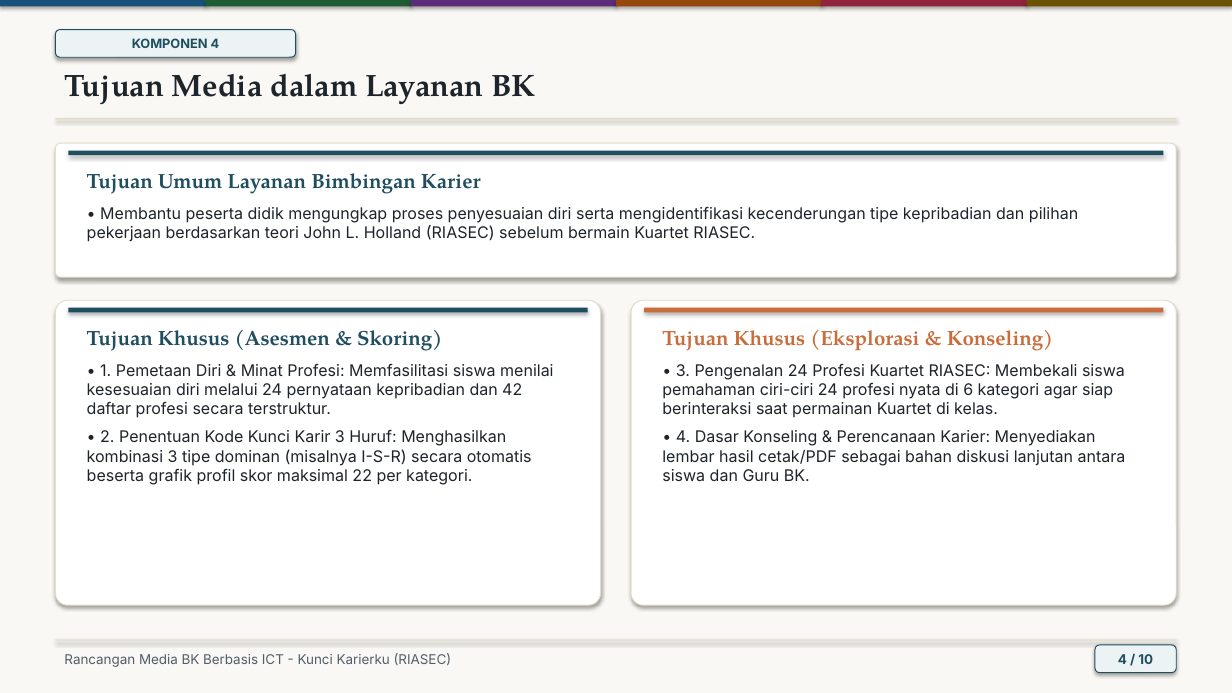
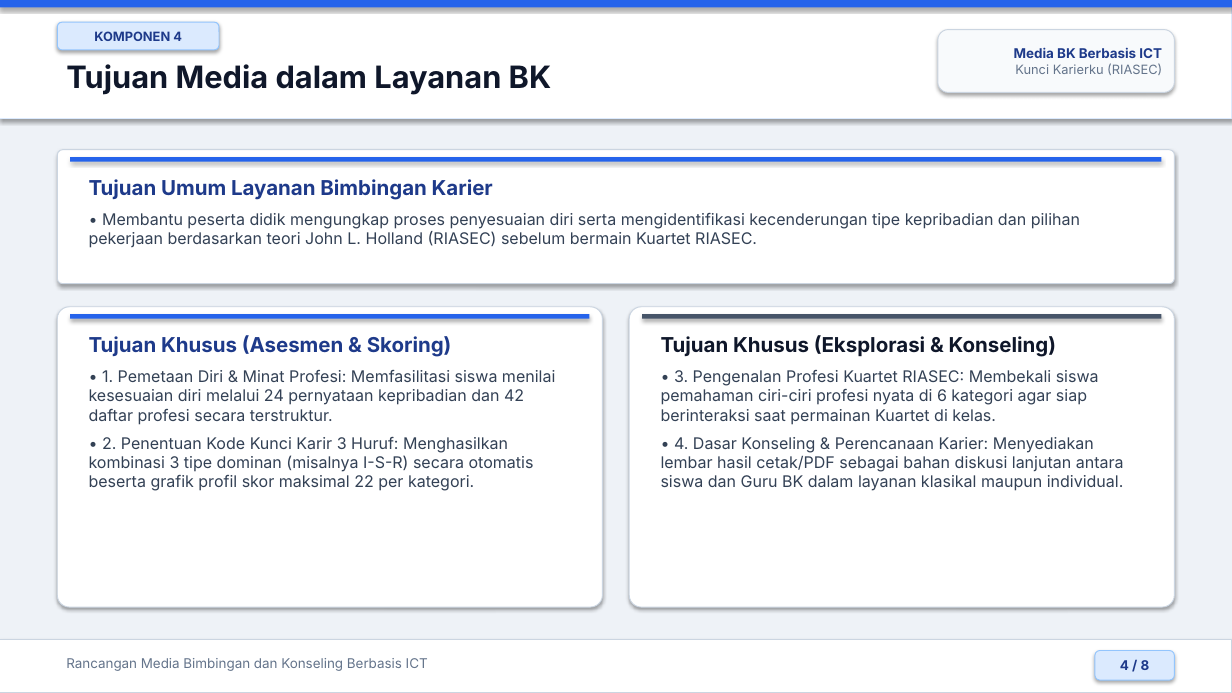
Before and after one commit to dvoidd/kunci-karierku-riasec, a slide deck: slide 4 of docs/Presentasi_Kunci_Karierku_RIASEC.pptx. Drawn at 1232x693 pixels with LibreOffice and Linux fonts; fonts in the diff are those of the drawing. Boxes give left, top, right and bottom in pixels: in the first picture for what was removed or moved away, otherwise in the second. Text is boxed around its words. In the diff, an @@ line names an element or a change of style, - is before the commit and + after.

Commit message:
Revise presentation: 8 slides, blue/white/pastel-gray theme, all 7 edits

```diff
--- a/docs/Presentasi_Kunci_Karierku_RIASEC.pptx
+++ b/docs/Presentasi_Kunci_Karierku_RIASEC.pptx
@@ background #FAF8F4 to #EEF2F7 @@
@@ rectangle: place and size @@
-rectangle at box(55, 118, 1177, 119)
+rectangle at box(0, 0, 1232, 118)
@@ rectangle at box(0, 0, 1232, 118): fill #E4DEC9 to #FFFFFF; outline none to #DBEAFE 0.75 pt @@
@@ rectangle: place and size @@
-rectangle at box(205, 0, 411, 6)
+rectangle at box(0, 0, 1232, 7)
@@ rectangle at box(0, 0, 1232, 7): fill #1F5C34 to #2563EB @@
@@ rectangle removed at box(0, 0, 206, 6) @@
@@ rounded rectangle "KOMPONEN 4": place and size @@
-rounded rectangle "KOMPONEN 4" at box(55, 30, 296, 57)
+rounded rectangle "KOMPONEN 4" at box(57, 22, 219, 50)
@@ rounded rectangle "KOMPONEN 4" at box(57, 22, 219, 50): text colour #1F4E5F to #1E3A8A; fill #EBF3F5 to #DBEAFE; outline #1F4E5F 0.75 pt to #93C5FD 0.75 pt @@
@@ rectangle removed at box(410, 0, 616, 6) @@
@@ rectangle removed at box(616, 0, 823, 6) @@
@@ rectangle removed at box(822, 0, 1028, 6) @@
@@ rectangle removed at box(1027, 0, 1232, 6) @@
@@ text "Tujuan Media dalam Layanan BK": place and size @@
-text "Tujuan Media dalam Layanan BK" at box(64, 74, 536, 104)
+text "Tujuan Media dalam Layanan BK" at box(66, 64, 552, 95)
@@ text "Tujuan Media dalam Layanan BK" at box(66, 64, 552, 95): font TeX Gyre Pagella to Inter, text colour #1E242B to #0F172A @@
@@ rounded rectangle added at box(938, 30, 1175, 92), fill #F8FAFC, outline #CBD5E1 0.75 pt, 10 pt, text #64748B @@
+Media BK Berbasis ICT
+Kunci Karierku (RIASEC)
@@ outline #E4DEC9 0.75 pt to #CBD5E1 0.75 pt in 3 elements at box(57, 307, 603, 607), box(629, 307, 1175, 607), box(57, 150, 1175, 284) @@
@@ rounded rectangle: place and size @@
-rounded rectangle at box(55, 143, 1177, 277)
+rounded rectangle at box(57, 150, 1175, 284)
@@ rectangle removed at box(68, 151, 1164, 155) @@
@@ rectangle: place and size @@
-rectangle at box(55, 640, 1177, 640)
+rectangle at box(70, 157, 1162, 162)
@@ rectangle at box(70, 157, 1162, 162): fill #E4DEC9 to #2563EB @@
@@ text "Tujuan Umum Layanan Bimbingan Karier" at box(89, 179, 1080, 248): font TeX Gyre Pagella to Inter, text colour #1F4E5F to #1E3A8A in "Tujuan Umum Layanan Bimbingan Karier"; text colour #1E242B to #334155 in "• Membantu peserta didik mengungkap proses penyesuaian ..." @@
@@ rounded rectangle: place and size @@
-rounded rectangle at box(55, 300, 601, 605)
+rounded rectangle at box(57, 307, 603, 607)
@@ rectangle at box(70, 314, 590, 319): fill #1F4E5F to #2563EB @@
@@ text "Tujuan Khusus (Asesmen & Skoring)" at box(89, 335, 555, 491): font TeX Gyre Pagella to Inter, text colour #1F4E5F to #1E3A8A in "Tujuan Khusus (Asesmen & Skoring)"; text colour #1E242B to #334155 @@
@@ rounded rectangle: place and size @@
-rounded rectangle at box(631, 300, 1177, 605)
+rounded rectangle at box(629, 307, 1175, 607)
@@ rectangle at box(642, 314, 1162, 319): fill #C86D3B to #475569 @@
@@ text at box(661, 335, 1056, 357): font TeX Gyre Pagella to Inter, text colour #C86D3B to #0F172A in "Tujuan Khusus (Eksplorasi & Konseling)" @@
@@ text at box(661, 370, 1124, 491): text changed; text colour #1E242B to #334155 @@
-• 3. Pengenalan 24 Profesi Kuartet RIASEC: Membekali siswa pemahaman ciri-ciri 24 profesi nyata di 6 kategori agar siap berinteraksi saat permainan Kuartet di kelas.
-• 4. Dasar Konseling & Perencanaan Karier: Menyediakan lembar hasil cetak/PDF sebagai bahan diskusi lanjutan antara siswa dan Guru BK.
+• 3. Pengenalan Profesi Kuartet RIASEC: Membekali siswa pemahaman ciri-ciri profesi nyata di 6 kategori agar siap berinteraksi saat permainan Kuartet di kelas.
+• 4. Dasar Konseling & Perencanaan Karier: Menyediakan lembar hasil cetak/PDF sebagai bahan diskusi lanjutan antara siswa dan Guru BK dalam layanan klasikal maupun individual.
@@ rectangle added at box(0, 640, 1232, 693), fill #FFFFFF, outline #CBD5E1 0.75 pt @@
@@ text at box(66, 658, 428, 671): text changed; text colour #525D6B to #64748B @@
-Rancangan Media BK Berbasis ICT - Kunci Karierku (RIASEC)
+Rancangan Media Bimbingan dan Konseling Berbasis ICT
@@ 2 rectangles, 1 rounded rectangle: place and size @@
-2 rectangles, 1 rounded rectangle at box(68, 308, 1177, 673)
+2 rectangles, 1 rounded rectangle at box(70, 314, 1175, 680)
@@ rounded rectangle "4 / 8" at box(1095, 651, 1175, 680): fill #EBF3F5 to #DBEAFE; outline #1F4E5F 0.75 pt to #93C5FD 0.75 pt @@
@@ text in rounded rectangle at box(1120, 660, 1150, 670): text changed; text colour #1F4E5F to #1E3A8A @@
-4 / 10
+4 / 8
```
Also in this commit, not shown: 5 other slides changed, 2 slides added, 4 slides removed, 2 other files.
